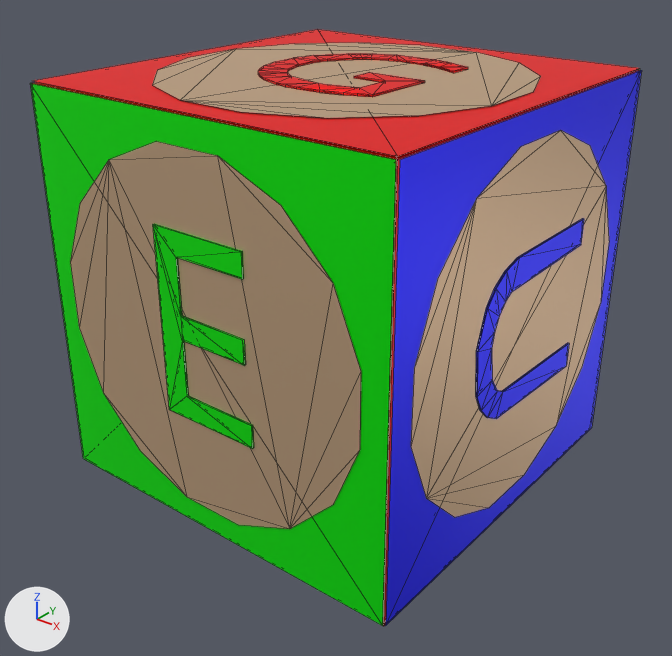
Before and after pictures for a commit that changed the COLLADA model meshes/cube_23.dae.
One viewpoint serves both versions: a 50 mm lens placed at (0.061, -0.0778, 0.0412), pointed at (0.0009, -0.0027, -0.0053). The axes (+X, +Y, +Z) are drawn at lower left. The lights are the same throughout. Mesh edges are drawn as thin lines.
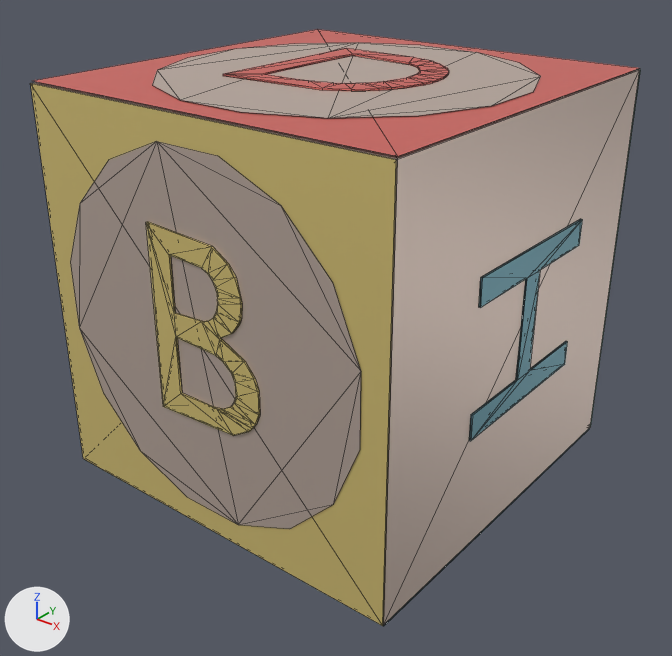
Commit message: updated cubes

The change in detail:
Material 'Red' (mat_red) changes colour from red #ff0000 to red #e4746d; in linear values from (1.0, 0.0, 0.0) to (0.776, 0.176, 0.153).
Material 'Wood' (mat_wood) changes colour from beige #d3b390 to light grey #cebdb2; in linear values from (0.65, 0.45, 0.28) to (0.62, 0.506, 0.443).
Material 'Blue' (mat_blue) changes colour from green #00ff00 to cyan #5d8e9a; in linear values from (0.0, 1.0, 0.0) to (0.11, 0.271, 0.325).
Material 'Green' (mat_green) changes colour from blue #0000ff to green #51af8f; in linear values from (0.0, 0.0, 1.0) to (0.0824, 0.431, 0.275).
Material 'Yellow' (mat_yellow) is new.
Its base color is (0.855, 0.69, 0.247) (yellow #eed888).
Its metallic is 0.5.
me_cube_024 is used by ob_cube; location (0.0, 0.0, 0.0).
me_cube_024 had 374 vertices, 554 faces and spanned x -0.0228..0.023, y -0.023..0.023, z -0.023..0.023.
me_cube_024 now has 408 vertices, 691 faces and spans x -0.0225..0.0228, y -0.023..0.023, z -0.023..0.023.
me_cube_024 part 1: the loose piece of 114 vertices spanning x -0.0095..0.0091, y -0.0093..0.0116, z 0.0228..0.023 is rebuilt with 64 vertices and now spans x -0.009..0.0099, y -0.009..0.0115, z 0.0228..0.023.
me_cube_024 part 2: the loose piece of 42 vertices spanning x 0.0228..0.023, y -0.0092..0.0115, z -0.0088..0.0088 is rebuilt with 24 vertices and now spans x 0.0226..0.0228, y -0.009..0.0115, z -0.0087..0.0087, in mat_blue (cyan #5d8e9b).
me_cube_024 part 3: the loose piece of 24 vertices spanning x -0.0052..0.0066, y -0.023..-0.0228, z -0.009..0.0115 is rebuilt with 85 vertices and now spans x -0.0062..0.0077, y -0.023..-0.0228, z -0.009..0.0115, in mat_yellow (yellow #eed888).
me_cube_024 part 4: the loose piece of 16 vertices spanning x 0.0228, y -0.0196..0.0196, z -0.0196..0.0196 is deleted.
me_cube_024 part 5: the loose piece of 4 vertices spanning x 0.0227, y -0.0225..0.0225, z -0.0225..0.0225 is deleted.
Part 6, on me_cube_024:
52 faces are deleted.
52 new faces join them, mat_wood (light grey #cebdb2).
me_cube_024 part 7: 12 faces spanning x -0.0225..0.0225, y -0.0225..0.0225, z -0.0225..0.0225 switch from mat_red (red #ff0000) to mat_wood (light grey #cebdb2).
me_cube_024 part 8: 2 faces spanning x -0.0225..0.0225, y -0.0225..0.0225, z -0.0227 switch from mat_red (red #ff0000) to mat_blue (cyan #5d8e9b).
me_cube_024 part 9: 2 faces spanning x -0.0225..0.0225, y 0.0227, z -0.0225..0.0225 switch from mat_blue (green #00ff00) to mat_green (green #51af8f).
me_cube_024 part 10: 2 faces spanning x -0.0225..0.0225, y -0.0227, z -0.0225..0.0225 switch from mat_blue (green #00ff00) to mat_yellow (yellow #eed888).

Changed parts and their boxes [x1, y1, x2, y2] in the pictures (672 x 656 px; the box of a moved part takes in the faces that stretch with it):
'cube', recoloured, reshaped
    before: [30, 29, 642, 626]
    after: [30, 29, 640, 626]
part 1 of me_cube_024, rebuilt (8% wider)
    before: [258, 53, 468, 97]
    after: [223, 48, 449, 91]
part 2 of me_cube_024, rebuilt (10% taller)
    before: [476, 218, 584, 419]
    after: [469, 219, 582, 441]
part 3 of me_cube_024, rebuilt (13% wider)
    before: [153, 224, 254, 449]
    after: [146, 222, 260, 436]
part 4 of me_cube_024, deleted (beige)
    before: [411, 130, 609, 517]
part 5 of me_cube_024, deleted (blue)
    before: [386, 70, 642, 625]
part 6 of me_cube_024, moved or reshaped
    both: [70, 42, 541, 529]
part 7 of me_cube_024, recoloured
    both: [32, 69, 640, 625]
part 8 of me_cube_024, recoloured
    after: [383, 428, 590, 626]
part 9 of me_cube_024, recoloured
    after: [590, 69, 640, 427]
part 10 of me_cube_024, recoloured (green to yellow)
    both: [30, 83, 396, 626]
